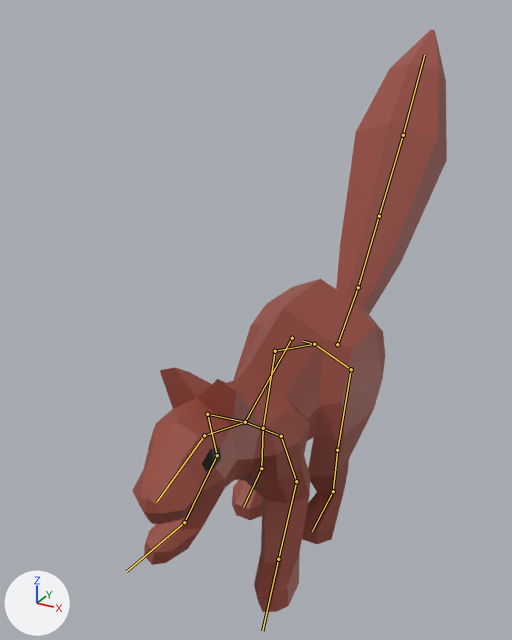
The FBX model Assets/Models/Animals/Squirrel.fbx: old version first, new version second.
Rendered twice from a 50 mm camera at (11.5, -22.8, 15.0) aimed at (-3.2, 3.8, 1.7). Every picture has the same lights, and +X, +Y and +Z are marked at lower left. The bones that bend it are drawn over the model as lines.
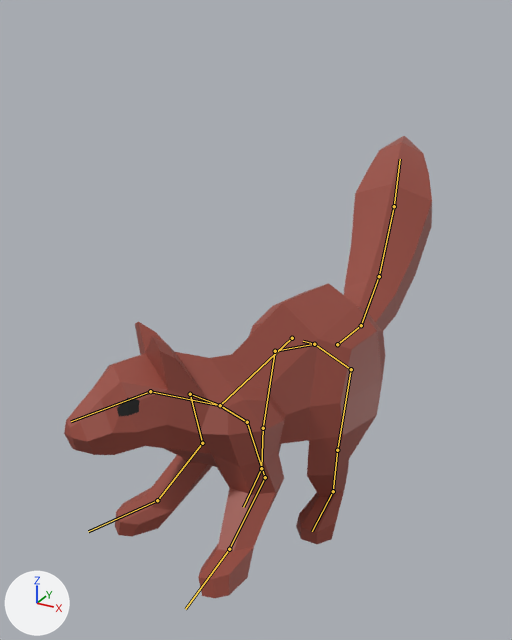
The newer file adds an action. The first version stands in its rest pose; the second is drawn at frame 1 of the action 'BendRight'.

Changed parts and their boxes [x1, y1, x2, y2] in the pictures (512 x 640 px):
'Mesh', posed (17% wider, 21% shorter): before [132, 30, 447, 612]; after [64, 136, 432, 598]
bone 'Spine', root to tip: before (292, 338) to (245, 422); after (292, 338) to (220, 405)
bone 'Neck', root to tip: before (245, 422) to (204, 435); after (220, 405) to (150, 391)
bone 'Head', root to tip: before (204, 435) to (157, 501); after (150, 391) to (71, 421)
bone 'TailBase', root to tip: before (337, 344) to (358, 287); after (337, 344) to (361, 325)
bone 'TailMiddle1', root to tip: before (358, 287) to (379, 216); after (361, 325) to (379, 276)
bone 'TailMiddle2', root to tip: before (379, 216) to (403, 135); after (379, 276) to (394, 206)
bone 'TailTip', root to tip: before (403, 135) to (424, 55); after (394, 206) to (400, 159)

Patch to the scene script:
```diff
--- a/Assets/Models/Animals/Squirrel.fbx.py
+++ b/Assets/Models/Animals/Squirrel.fbx.py
@@ bone_spine @@
 bone_spine = bpy.data.objects['Armature'].pose.bones['Spine']  # child of 'Base'
-bone_spine.rotation_quaternion = (1.0, 0.0, 0.0, 0.0)  # degrees (0, 0, 0)
+bone_spine.rotation_quaternion = (0.989, -0.057, 0.067, 0.12)  # degrees (-6, 8, 13)
@@ bone_neck @@
 bone_neck = bpy.data.objects['Armature'].pose.bones['Neck']  # child of 'Spine'
-bone_neck.rotation_quaternion = (1.0, 0.0, 0.0, 0.0)  # degrees (0, 0, 0)
+bone_neck.rotation_quaternion = (0.986, 0.0, -0.055, 0.154)  # degrees (-1, -6, 18)
@@ bone_head @@
 bone_head = bpy.data.objects['Armature'].pose.bones['Head']  # child of 'Neck'
-bone_head.rotation_quaternion = (1.0, 0.0, 0.0, 0.0)  # degrees (0, 0, 0)
+bone_head.rotation_quaternion = (0.999, 0.0, 0.015, 0.05)  # degrees (0, 2, 6)
@@ bone_tailbase @@
 bone_tailbase = bpy.data.objects['Armature'].pose.bones['TailBase']  # child of 'Base'
-bone_tailbase.rotation_quaternion = (1.0, 0.0, 0.0, 0.0)  # degrees (0, 0, 0)
+bone_tailbase.rotation_quaternion = (0.919, -0.395, 0.0, 0.0)  # degrees (-47, 0, 0)
@@ bone_tailmiddle1 @@
 bone_tailmiddle1 = bpy.data.objects['Armature'].pose.bones['TailMiddle1']  # child of 'TailBase'
-bone_tailmiddle1.rotation_quaternion = (1.0, 0.0, 0.0, 0.0)  # degrees (0, 0, 0)
+bone_tailmiddle1.rotation_quaternion = (0.987, 0.147, 0.022, 0.06)  # degrees (17, 2, 7)
@@ bone_tailmiddle2 @@
 bone_tailmiddle2 = bpy.data.objects['Armature'].pose.bones['TailMiddle2']  # child of 'TailMiddle1'
-bone_tailmiddle2.rotation_quaternion = (1.0, 0.0, 0.0, 0.0)  # degrees (0, 0, 0)
+bone_tailmiddle2.rotation_quaternion = (0.984, 0.177, 0.013, 0.016)  # degrees (20, 1, 2)
@@ bone_tailtip @@
 bone_tailtip = bpy.data.objects['Armature'].pose.bones['TailTip']  # child of 'TailMiddle2'
-bone_tailtip.rotation_quaternion = (1.0, 0.0, 0.0, 0.0)  # degrees (0, 0, 0)
+bone_tailtip.rotation_quaternion = (0.982, -0.18, 0.043, 0.048)  # degrees (-21, 6, 5)
```
